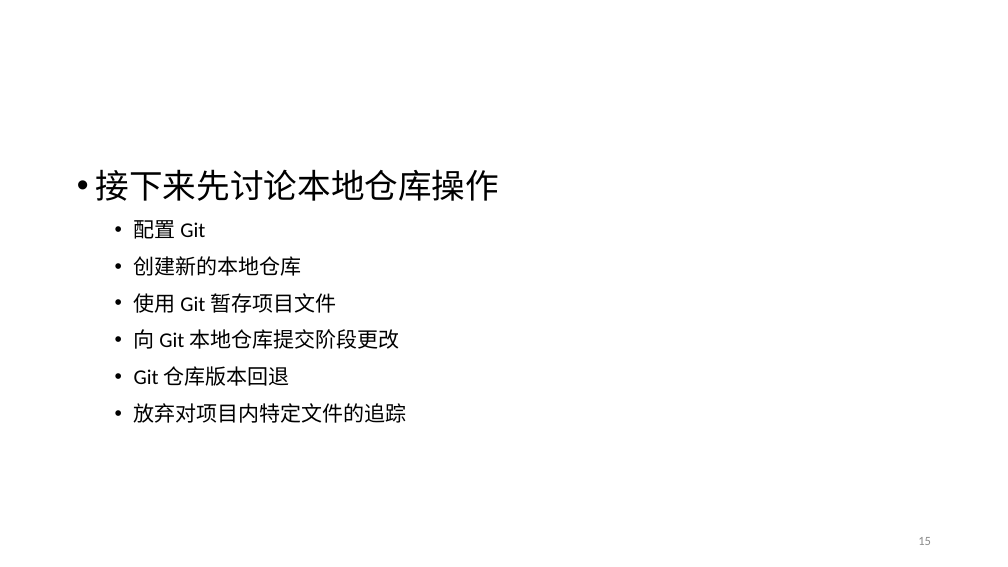
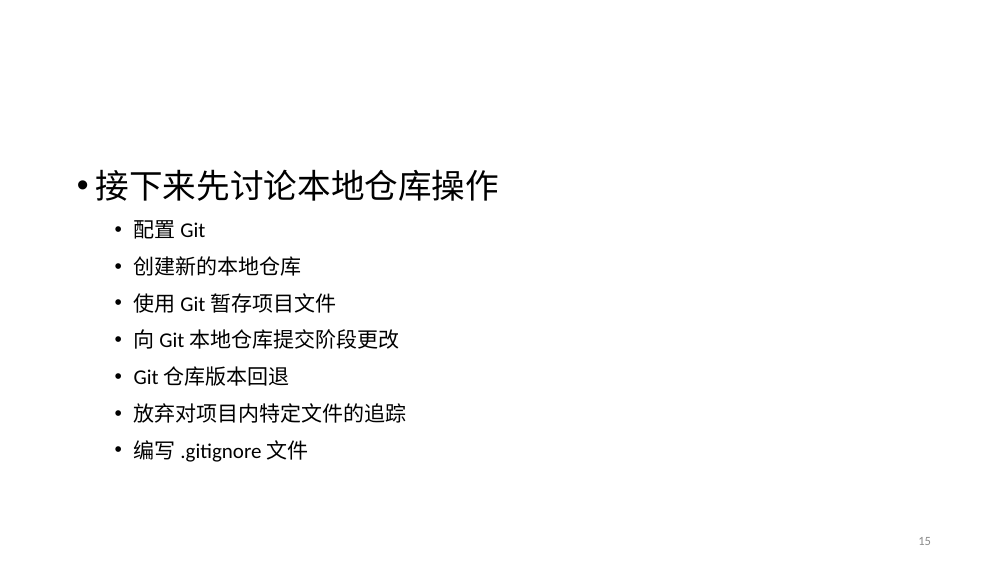
Before and after one commit to fantasysee/Git4Beginners_ICAIS, a slide deck: slide 15 of Git_Tutorial_ICAIS.pptx. Drawn at 1008x567 pixels with LibreOffice and Linux fonts; fonts in the diff are those of the drawing; background and template pictures are left out. Boxes give left, top, right and bottom in pixels: in the first picture for what was removed or moved away, otherwise in the second. Text is boxed around its words. In the diff, an @@ line names an element or a change of style, - is before the commit and + after.

```diff
--- a/Git_Tutorial_ICAIS.pptx
+++ b/Git_Tutorial_ICAIS.pptx
@@ text at [134,440,308,462]: paragraph added @@
+  • 编写 .gitignore 文件
```
Also in this commit, not shown: 6 other slides changed, 15 slides added, 6 other files.
